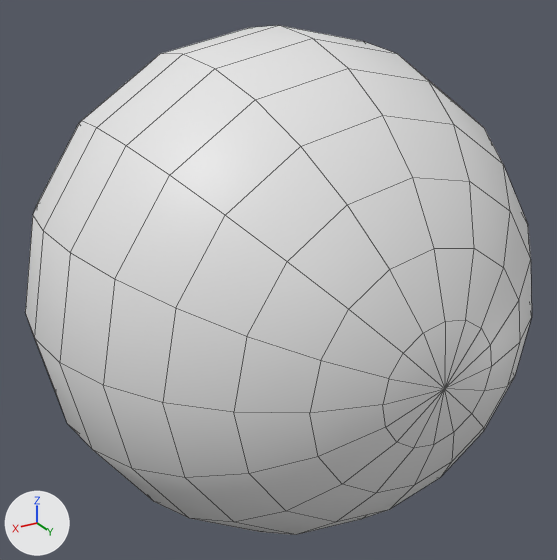
The OBJ model data/eye.obj, before and after one commit.
Rendered twice from a 50 mm lens placed at (1.508, 2.511, 1.255), pointed at (0.028, 0.045, 0.022). The lights are fixed; the arrows at lower left show +X, +Y and +Z. Mesh edges are drawn as thin lines. Where no turn or scale is listed for an object, it has been applied to the vertices.

Names of what the first picture shows: 'eye'.
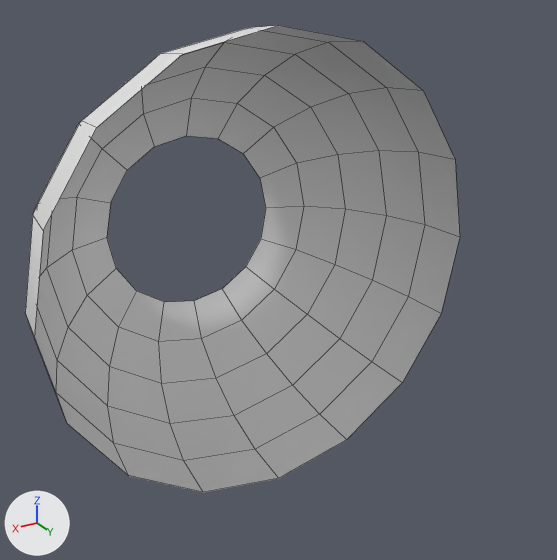
What changed in the scene script:
```text
Change me_eye:
    used by ob_eye; location = (0.0, 0.0, 0.0)
    remove me_eye.from_pydata(...)  # 209 vertices, 209 faces; spans x -1.0..1.0, y -0.86..1.0, z -1.0..1.0
    add me_eye.from_pydata(...)  # 96 vertices, 80 faces; spans x -1.0..1.0, y -0.86..0.0, z -1.0..1.0
    me_eye part 1
    97 vertices are removed from x -0.97..0.97, y 0.22..1.0, z -0.97..0.97
    112 faces are deleted
```

What differs and where, as boxes [x1, y1, x2, y2] in the pictures (557 x 560 px):
'eye', reshaped (14% narrower, 8% shorter): before [25, 25, 532, 535]; after [25, 25, 460, 493]
part 1 of me_eye, deleted: before [34, 25, 532, 535]
